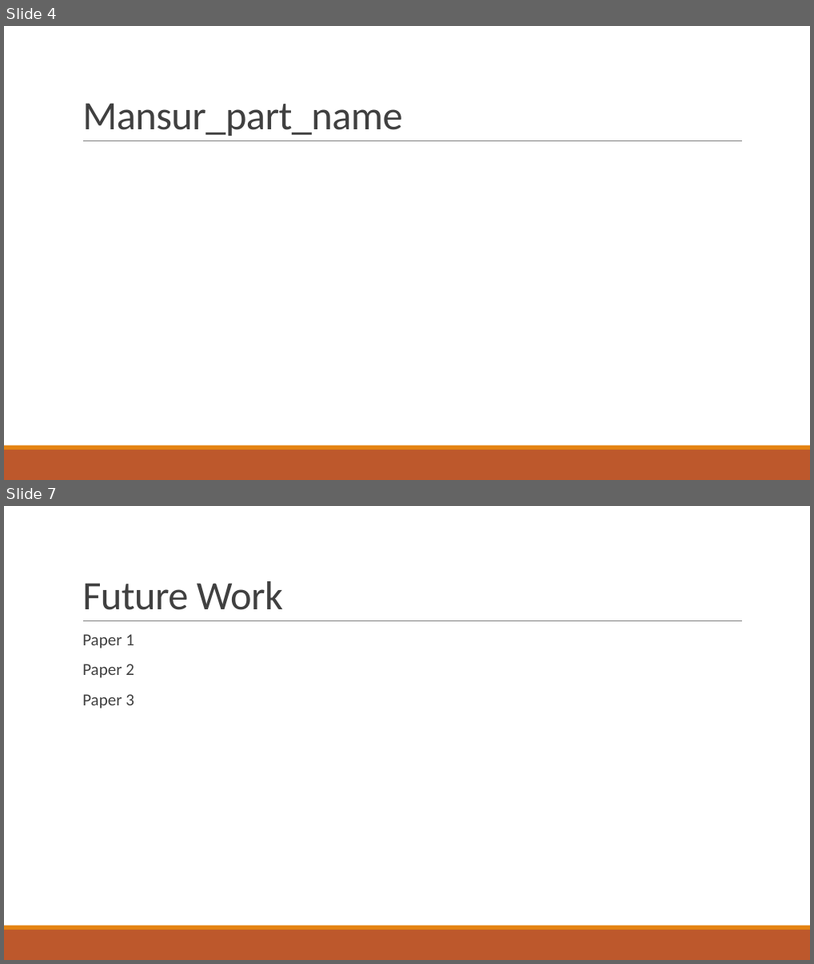
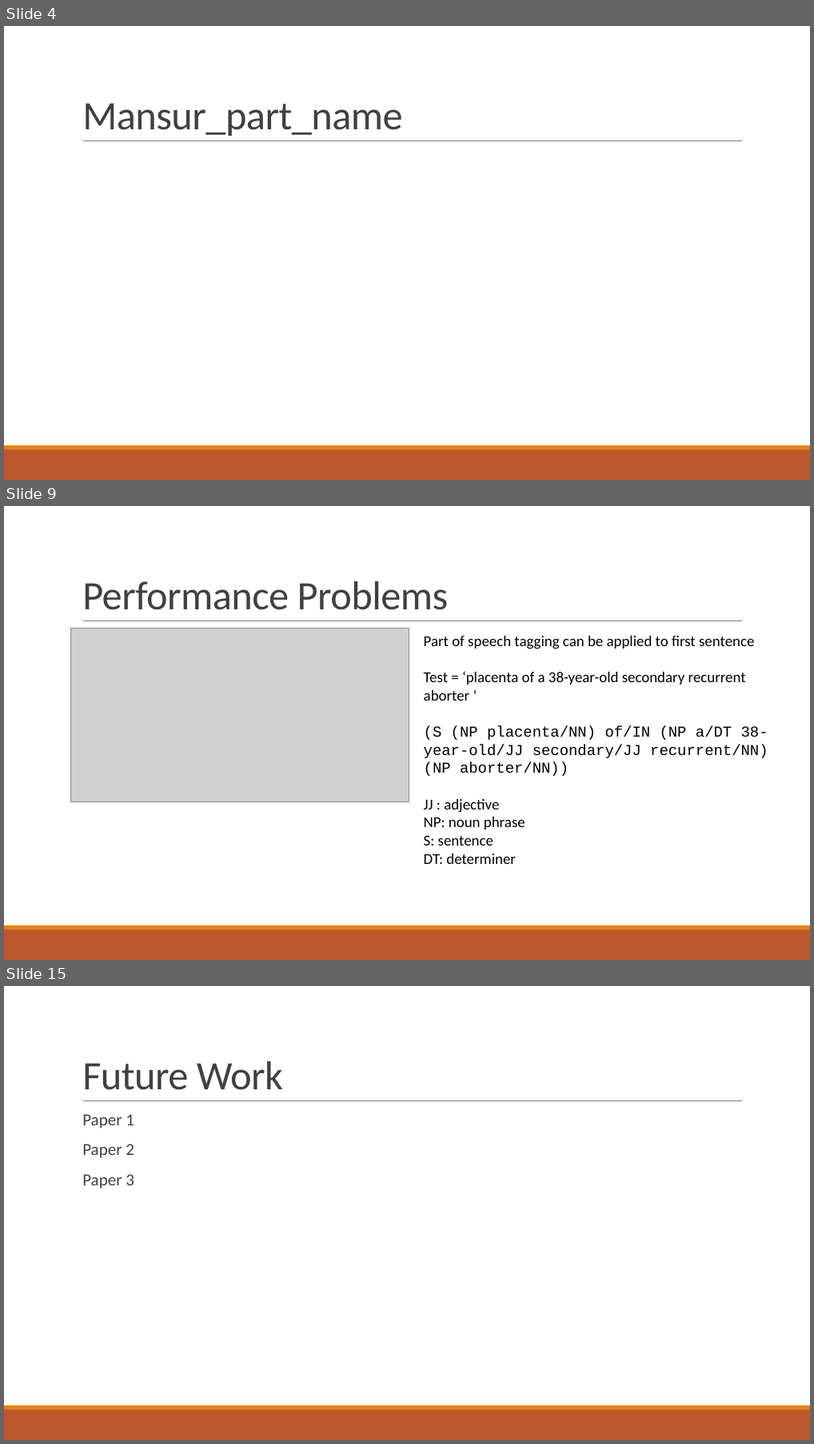
Before and after one commit to abdullahyldz/Cmpe493TermProject, a slide deck: Slides/Abdullah Yıldız.pptx. Shown one above the other, each under a label of ours: slides 4 and 7 before the commit, slides 4, 9 and 15 after it; the slides between them are not shown. The pictures are 814x964 and 814x1444 pixels, drawn with LibreOffice and Linux fonts; fonts in the diff are those of the drawing; grey boxes stand for pictures. Boxes give left, top, right and bottom in pixels: in the first picture for what was removed or moved away, otherwise in the second. Text is boxed around its words. In the diff, an @@ line names an element or a change of style, - is before the commit and + after.

```diff
--- a/Slides/Abdullah Yıldız.pptx
+++ b/Slides/Abdullah Yıldız.pptx
@@ slide 9 added at (x1=4, y1=506, x2=810, y2=960), background #FFFFFF; not listed: 3 template elements that a slide beside it also shows @@
@@ rectangle added at (x1=4, y1=516, x2=6, y2=527), fill #FFFFFF @@
@@ title added at (x1=82, y1=581, x2=449, y2=610), 48 pt, text #404040 @@
+Performance Problems
@@ picture added at (x1=70, y1=628, x2=410, y2=801) @@
@@ text added at (x1=424, y1=636, x2=769, y2=864), 18 pt, text #000000 @@
+Part of speech tagging can be applied to first sentence
+Test = ‘placenta of a 38-year-old secondary recurrent aborter ‘
+(S (NP placenta/NN) of/IN (NP a/DT 38-year-old/JJ secondary/JJ recurrent/NN) (NP aborter/NN))
+JJ : adjective
+NP: noun phrase
+S: sentence
+DT: determiner
@@ what was slide 7 is now slide 15 @@
```
Also in this commit, not shown: 9 other slides added, 2 slides removed.
